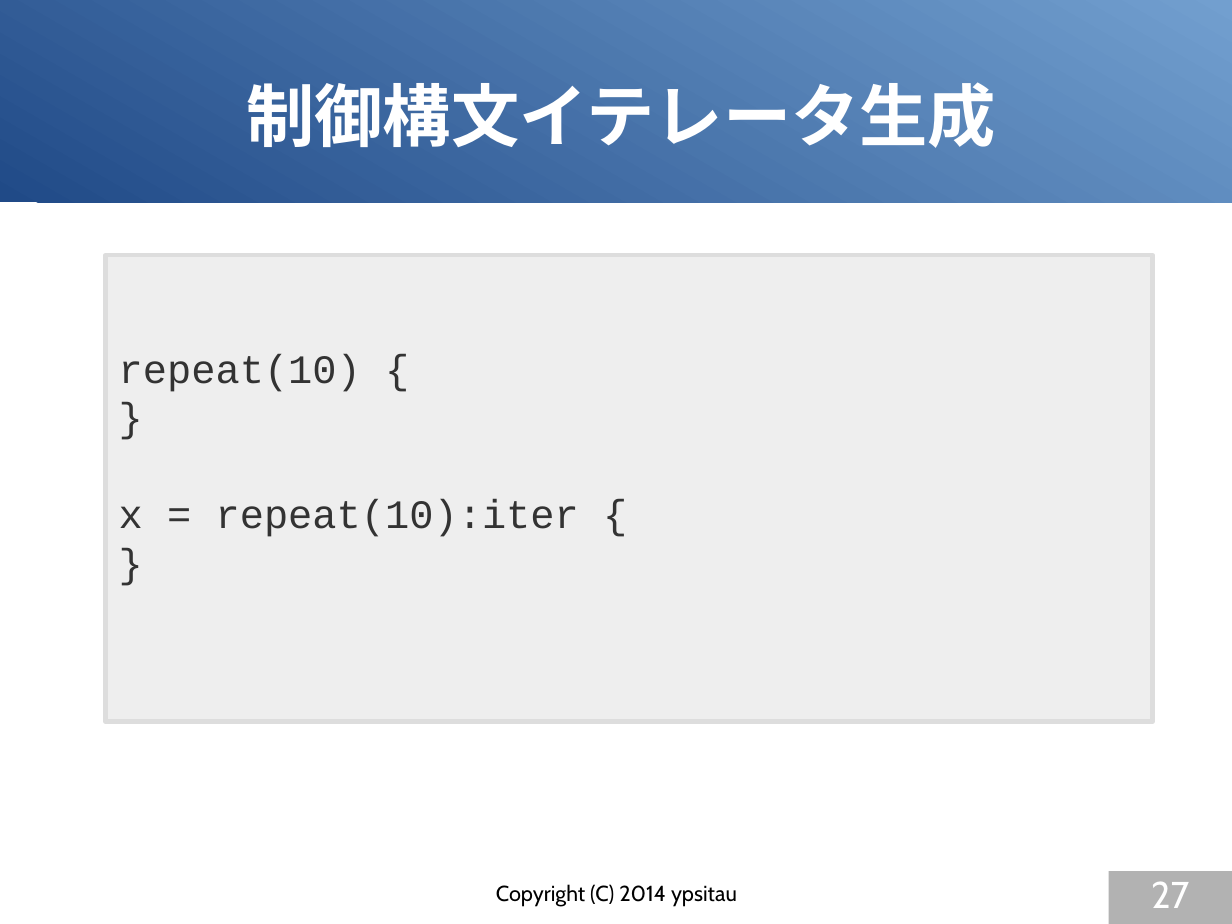
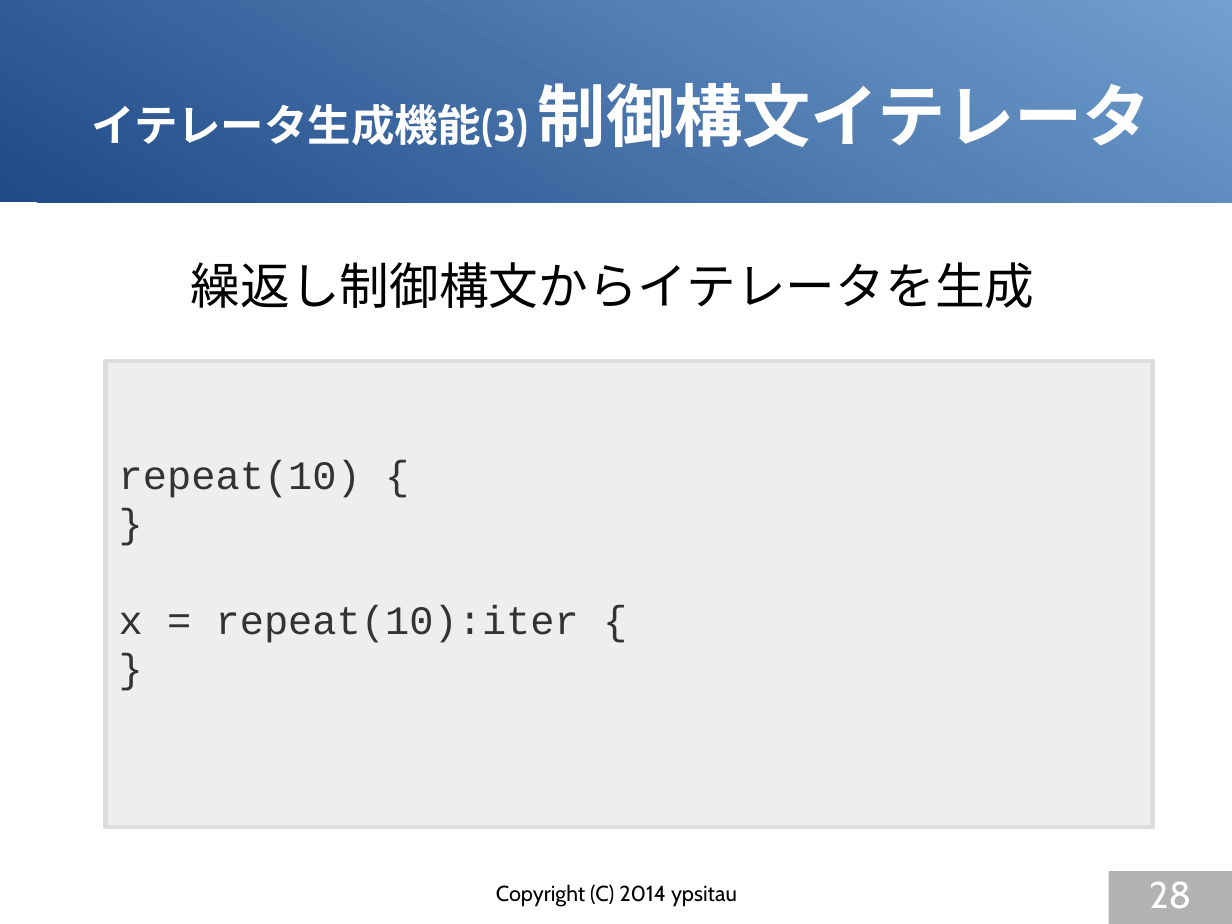
Before and after one commit to gura-lang/gura-doc, a slide deck: slide 28 of presentation/gura-introduction.odp (slide 27 before the commit). Drawn at 1232x924 pixels with LibreOffice and Linux fonts; fonts in the diff are those of the drawing. Boxes give left, top, right and bottom in pixels: in the first picture for what was removed or moved away, otherwise in the second. Text is boxed around its words. In the diff, an @@ line names an element or a change of style, - is before the commit and + after.

```diff
--- a/presentation/gura-introduction.odp
+++ b/presentation/gura-introduction.odp
@@ title at [92, 83, 1151, 147]: text changed; size 44 to 28 pt @@
-制御構文イテレータ生成
+イテレータ生成機能(3) 制御構文イテレータ
@@ text added at [191, 262, 1035, 308], 32 pt, text #000000 @@
+繰返し制御構文からイテレータを生成
@@ rectangle "repeat(10) {": place and size @@
-rectangle "repeat(10) {" at [105, 255, 1153, 721]
+rectangle "repeat(10) {" at [105, 361, 1153, 827]
@@ page number at [1149, 881, 1191, 908]: text changed @@
-27
+28
```
Also in this commit, not shown: 7 other slides changed, 2 slides added, 1 slide removed.
